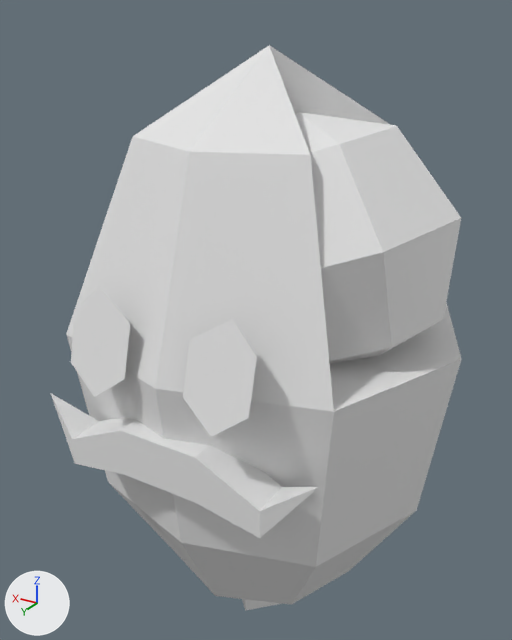
An edit to the OBJ model models/gibs/mountainside_runner/head.obj, drawn before and after from the same camera.
One viewpoint serves both versions: a camera (50 mm lens) standing at (-0.276, 0.478, 0.233) and looking at (0.012, -0.001, -0.006). Arrows for +X, +Y and +Z are at lower left; the lights stay in place. Where no turn or scale is listed for an object, it has been applied to the vertices. Vertices at the same position are counted once.

The first picture shows 'runner_body.002'.
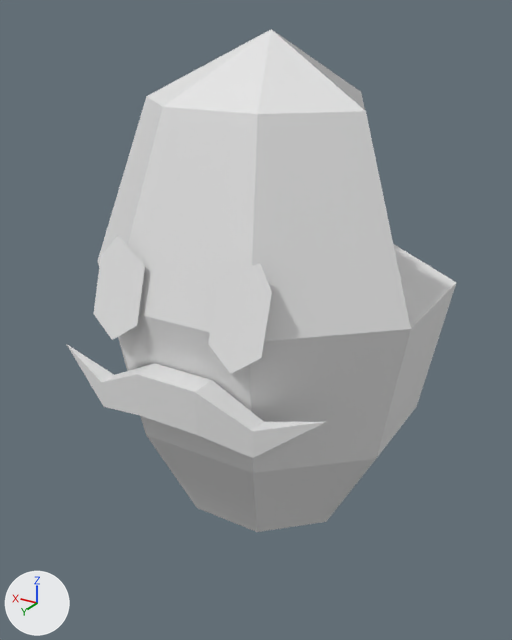
What changed in the scene script:
```text
Change me_runner_body_002:
    used by ob_runner_body_002; location = (0.0, 0.0, 0.0)
    remove me_runner_body_002.from_pydata(...)  # 88 vertices, 81 faces; spans x -0.164..0.164, y -0.146..0.158, z -0.293..0.213
    add me_runner_body_002.from_pydata(...)  # 77 vertices, 124 faces; spans x -0.14..0.141, y -0.131..0.139, z -0.19..0.224
    me_runner_body_002 part 1: the loose piece of 33 vertices spanning x -0.164..0.164, y -0.146..0.151, z -0.233..0.213 is rebuilt with 39 vertices and now spans x -0.14..0.141, y -0.131..0.123, z -0.166..0.224
    me_runner_body_002 part 2: a new loose piece of 18 vertices spanning x -0.113..0.114, y 0.112..0.139, z -0.041..0.0
    me_runner_body_002 part 3: the loose piece of 17 vertices spanning x -0.153..-0.026, y -0.097..0.102, z -0.02..0.168 is deleted
    me_runner_body_002 part 4: the loose piece of 8 vertices spanning x -0.038..0.038, y -0.038..0.038, z -0.293..-0.217 is deleted
    me_runner_body_002 part 5: the loose piece of 6 vertices spanning x 0.025..0.075, y 0.138..0.158, z -0.016..0.06 is deleted
    me_runner_body_002 part 6: the loose piece of 6 vertices spanning x -0.075..-0.025, y 0.138..0.158, z -0.016..0.06 is deleted
    me_runner_body_002 part 7
    18 vertices are removed from x -0.118..0.118, y 0.122..0.153, z -0.087..-0.041
    19 faces are deleted
    12 vertices are added at x -0.07..0.072, y 0.111..0.134, z 0.019..0.09
    8 new faces join them
```

Location of each change, [x1, y1, x2, y2] in pixels of the pictures (512 x 640 px):
'runner_body.002', reshaped (11% shorter)
    before: [51, 45, 461, 611]
    after: [67, 29, 456, 532]
part 1 of me_runner_body_002, rebuilt (9% narrower, 10% shorter)
    before: [66, 45, 461, 604]
    after: [98, 29, 456, 532]
part 2 of me_runner_body_002, added
    after: [67, 345, 325, 458]
part 3 of me_runner_body_002, deleted
    before: [296, 112, 461, 364]
part 4 of me_runner_body_002, deleted
    before: [242, 599, 282, 611]
part 5 of me_runner_body_002, deleted
    before: [71, 287, 130, 397]
part 6 of me_runner_body_002, deleted
    before: [183, 319, 257, 437]
part 7 of me_runner_body_002, cut back
    before: [51, 394, 319, 538]
    after: [94, 236, 272, 374]
